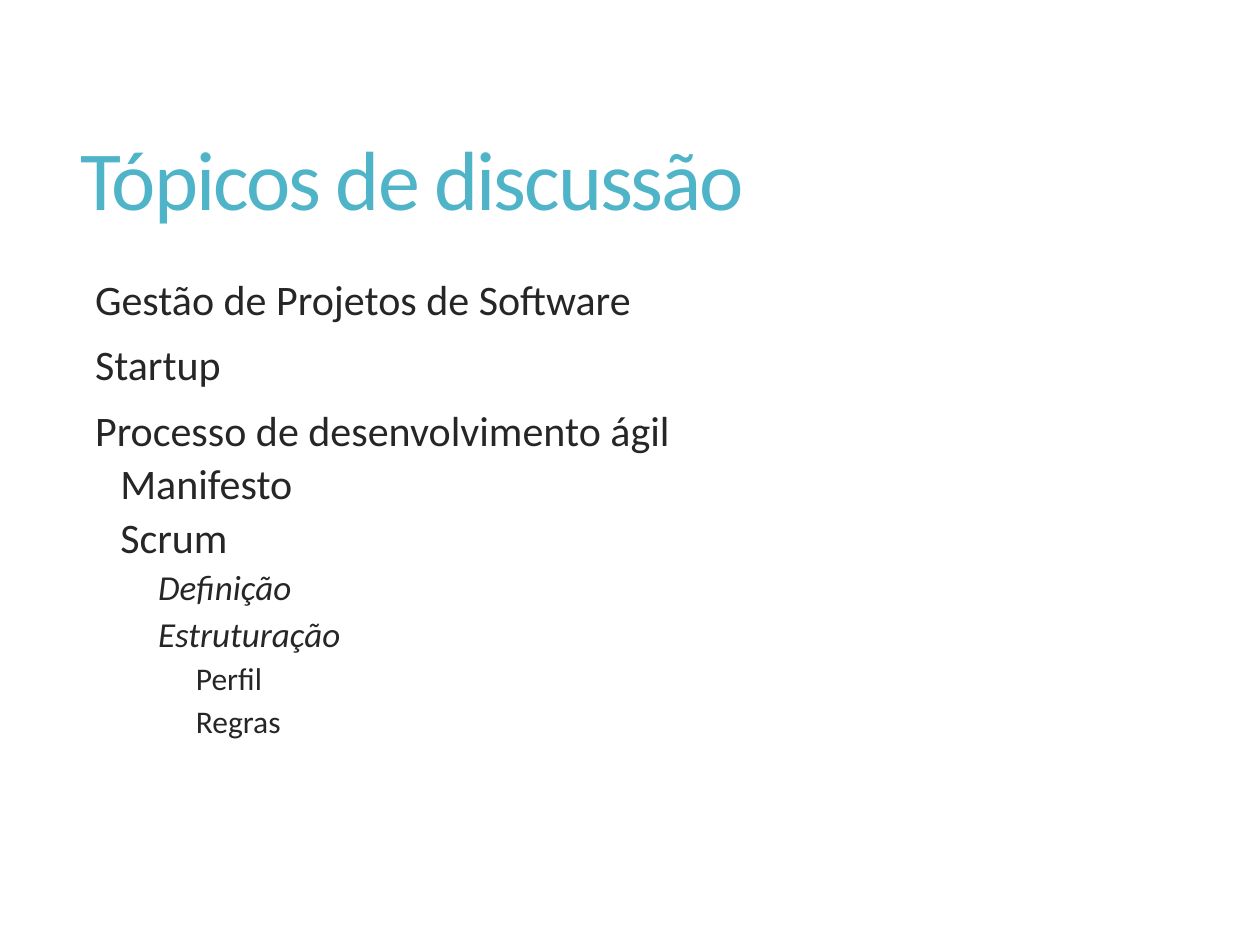
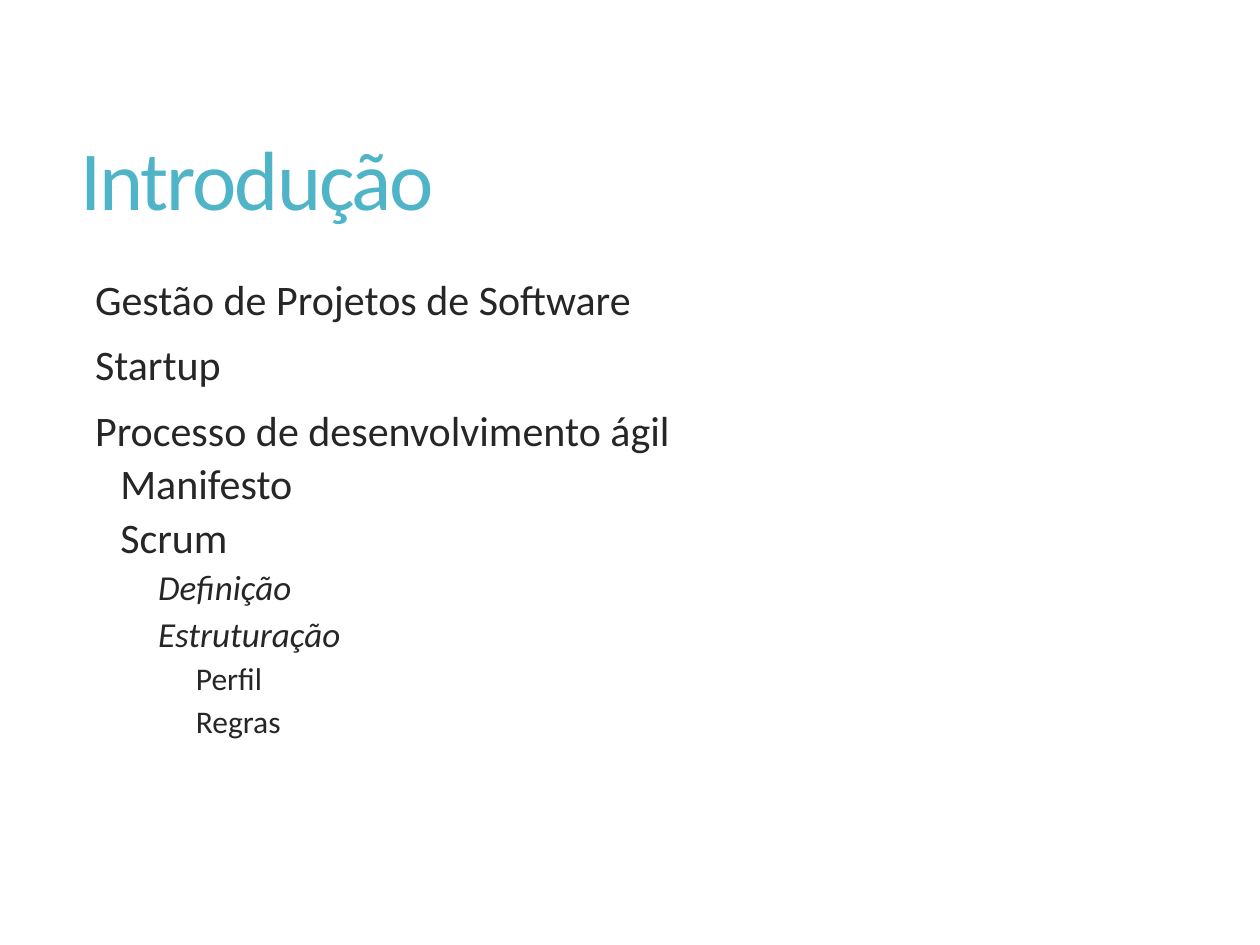
Before and after one commit to Elton-Garbin/TCC-2016, a slide deck: slide 2 of StartIdea/StartIdea.Docs/Apresentacao.pptx (slide 3 before the commit). Drawn at 1260x945 pixels with LibreOffice and Linux fonts; fonts in the diff are those of the drawing. Boxes give left, top, right and bottom in pixels: in the first picture for what was removed or moved away, otherwise in the second. Text is boxed around its words. In the diff, an @@ line names an element or a change of style, - is before the commit and + after.

```diff
--- a/StartIdea/StartIdea.Docs/Apresentacao.pptx
+++ b/StartIdea/StartIdea.Docs/Apresentacao.pptx
@@ title at box(81, 151, 435, 224): text changed @@
-Tópicos de discussão
+Introdução
```
Also in this commit, not shown: 10 other slides changed, 2 slides added, 1 slide removed.
